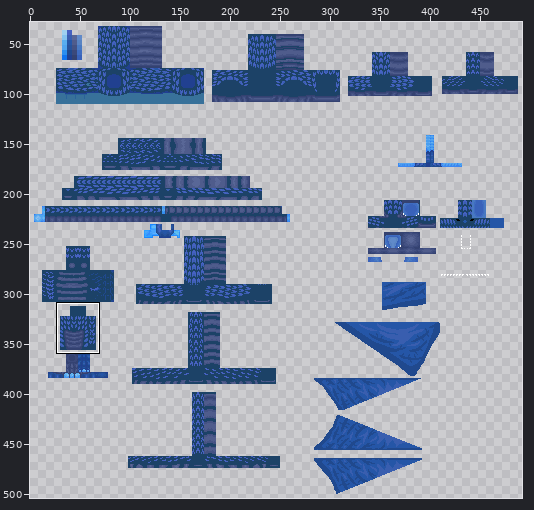
Sprite sheet -- textures/wtd_armour/waterdragon_rare_water_armour.png. Above: a wide view before the commit, with the close-up outlined.
Close-up. Before the commit:
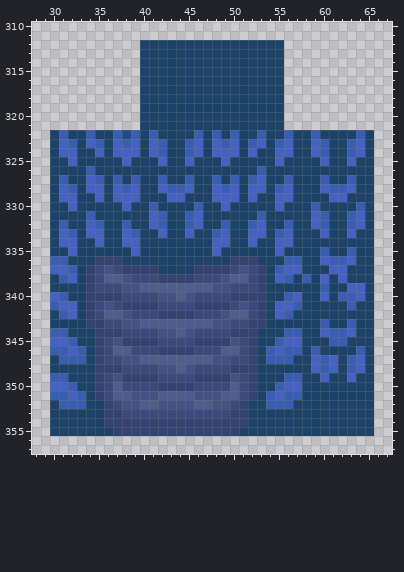
The file is 512x512 pixels. Colours within 5 levels of each other are drawn and written as one. Shown: x 28..67, y 310..357. The wide view leaves out empty margins. The commit also changed other parts of the picture, which this record leaves out.
New version:
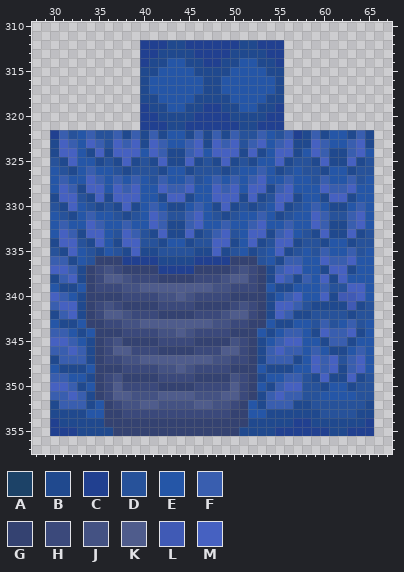
Palette (. is transparent): A #1c4267  B #20498e  C #214090  D #27529a  E #2556a7  F #395eaf  G #344271  H #3b497b  J #445283  K #4f5c8c  L #405ab5  M #4661c1
The edit:
y 312: x 40..55 AAAAAAAAAAAAAAAA -> CCCBBCCCCCCBBCCC
y 313: x 40..55 AAAAAAAAAAAAAAAA -> CCBBBBCCCCBBBBCC
y 314: x 40..55 AAAAAAAAAAAAAAAA -> CBBEEBBCCBBEEBBC
y 315: x 40..55 AAAAAAAAAAAAAAAA -> BBEEEEBBBBEEEEBB
y 316..317: x 40..55 AAAAAAAAAAAAAAAA -> BEEEEEEBBEEEEEEB
y 318: x 40..55 AAAAAAAAAAAAAAAA -> BBEEEEBBBBEEEEBB
y 319: x 40..55 AAAAAAAAAAAAAAAA -> CBBEEBBCCBBEEBBC
y 320: x 40..55 AAAAAAAAAAAAAAAA -> CCBBBBCCCCBBBBCC
y 321: x 40..55 AAAAAAAAAAAAAAAA -> CCCBBCCCCCCBBCCC
y 322: x 30 A -> C; x 32..33 AA -> DE; x 35..36 AA -> DD; x 40 A -> B; x 42..45 AAAA -> BEEB; x 47 A -> B; x 49 A -> B; x 51..52 AA -> DD; x 54..55 AA -> ED; x 57..58 AA -> CB; x 60..63 AAAA -> BEEB; x 65 A -> B
y 323: x 30 A -> B; x 33 A -> E; x 36 A -> D; x 40 A -> B; x 43..44 AA -> EE; x 47 A -> B; x 51 A -> D; x 54 A -> E; x 57..58 AA -> BB; x 61..62 AA -> EE; x 65 A -> B
y 324: x 30 A -> B; x 33..34 AA -> EB; x 36 A -> B; x 40 A -> E; x 43..44 AA -> BB; x 47 A -> E; x 51 A -> B; x 53..54 AA -> BE; x 57..58 AA -> BE; x 61..62 AA -> BB; x 65 A -> E
y 325: x 30..31 AA -> DB; x 33..37 AAAAA -> EEBDB; x 39..41 AAA -> BDB; x 43..44 AA -> BB; x 46..48 AAA -> BDB; x 50..54 AAAAA -> BDBEE; x 56..59 AAAA -> BDDB; x 61..62 AA -> BB; x 64..65 AA -> BD
y 326: x 30..33 AAAA -> EDBE; x 35..52 AAAAAAAAAAAAAAAAAA -> EEDBDDDBEEBDDDBDEE; x 54..65 AAAAAAAAAAAA -> EBDEDDBEEBDD
y 327: x 30 A -> E; x 32..33 AA -> EE; x 36 A -> E; x 38 A -> E; x 40..41 AA -> ED; x 43..44 AA -> EE; x 46..47 AA -> DE; x 49 A -> E; x 51 A -> E; x 54..55 AA -> EE; x 57..59 AAA -> EED; x 61..62 AA -> EE; x 64..65 AA -> DE
y 328: x 30 A -> E; x 33 A -> B; x 36 A -> E; x 40..41 AA -> EE; x 46..47 AA -> EE; x 51 A -> E; x 54 A -> B; x 57..59 AAA -> EEE; x 64..65 AA -> EE
y 329: x 30 A -> B; x 33..34 AA -> DB; x 36 A -> B; x 40..42 AAA -> EEB; x 45..47 AAA -> BEE; x 51 A -> B; x 53..54 AA -> BD; x 57..60 AAAA -> BEEB; x 63..65 AAA -> BEE
y 330: x 30..31 AA -> DB; x 33..37 AAAAA -> EDBDB; x 39..40 AA -> BE; x 42..45 AAAA -> EBBE; x 47..48 AA -> EB; x 50..54 AAAAA -> BDBDE; x 56..58 AAA -> BDE; x 60..63 AAAA -> EBBE; x 65 A -> E
y 331: x 30..33 AAAA -> EDBE; x 35..40 AAAAAA -> EEDBDE; x 43..44 AA -> DD; x 47..52 AAAAAA -> EDBDEE; x 54..58 AAAAA -> EBDEE; x 61..62 AA -> DD; x 65 A -> E
y 332: x 30 A -> E; x 32..33 AA -> EE; x 36..37 AA -> EE; x 39..40 AA -> EE; x 43..44 AA -> BB; x 47..48 AA -> EE; x 50..51 AA -> EE; x 54..55 AA -> EE; x 57..58 AA -> EE; x 61..62 AA -> BB; x 65 A -> E
y 333: x 30 A -> E; x 33 A -> B; x 36..37 AA -> ED; x 40..41 AA -> DB; x 43..44 AA -> BB; x 46..47 AA -> BD; x 50..51 AA -> DE; x 54 A -> B; x 57..59 AAA -> EDB; x 61..62 AA -> BB; x 64..65 AA -> BD
y 334: x 30 A -> B; x 33..34 AA -> DB; x 36..37 AA -> EB; x 40..47 AAAAAAAA -> DDBEEBDD; x 50..51 AA -> BE; x 53..54 AA -> BD; x 57..65 AAAAAAAAA -> BDDBEEBDD
y 335: x 30..31 AA -> DB; x 33..38 AAAAAA -> EDBEDB; x 40..47 AAAAAAAA -> BBDDDDBB; x 49..54 AAAAAA -> BDEBDE; x 56..59 AAAA -> BDED; x 61..62 AA -> EE; x 64..65 AA -> DE
y 336: x 32..34 AAA -> BED; x 38..49 AAAAAAAAAAAA -> CCCCBBBBCCCC; x 53..55 AAA -> DEB; x 58..59 AA -> EE; x 64..65 AA -> EE
y 337: x 33 A -> B; x 42..45 AAAA -> CCCC; x 54 A -> B; x 58..60 AAA -> EEB; x 63..65 AAA -> BEE
y 338: x 30 A -> B; x 33 A -> B; x 54 A -> B; x 57 A -> B; x 59 A -> E; x 61 A -> B; x 63..65 AAA -> EEE
y 339: x 30..33 AAAA -> EBBE; x 54..59 AAAAAA -> EBBEEE; x 61..62 AA -> DD; x 65 A -> E
y 340: x 32..33 AA -> EB; x 54..55 AA -> BE; x 58..59 AA -> EE; x 61 A -> B; x 65 A -> E
y 341: x 33 A -> B; x 54 A -> B; x 58..62 AAAAA -> DBBBB; x 64..65 AA -> BD
y 342: x 30 A -> B; x 33 A -> B; x 54 A -> B; x 57..65 AAAAAAAAA -> BBDDDDBDD
y 343: x 30..33 AAAA -> EBBE; x 54..59 AAAAAA -> EBBEED; x 61..62 AA -> DE; x 64..65 AA -> DE
y 344: x 32..34 AAA -> EBE; x 53..55 AAA -> EBE; x 58..59 AA -> EB; x 64..65 AA -> BE
y 345: x 33..34 AA -> EB; x 53..54 AA -> BE; x 58..60 AAA -> EEB; x 63..65 AAA -> BEE
y 346: x 34 A -> B; x 53 A -> B; x 58 A -> E; x 60..63 AAAA -> EBBE; x 65 A -> E
y 347: x 30 A -> B; x 34 A -> B; x 53 A -> B; x 57..58 AA -> BE; x 62 A -> D; x 65 A -> E
y 348: x 30..34 AAAAA -> EBBBE; x 53..58 AAAAAA -> EBBBEE; x 62 A -> B; x 65 A -> E
y 349: x 32..34 AAA -> EEB; x 53..55 AAA -> BEE; x 58..59 AA -> DB; x 61..62 AA -> BB; x 64..65 AA -> BD
y 350: x 33..34 AA -> BE; x 53..54 AA -> EB; x 58..65 AAAAAAAA -> DDBEEBDD
y 351: x 34 A -> B; x 53 A -> B; x 58..65 AAAAAAAA -> DDEEEEDD
y 352: x 30 A -> B; x 34..35 AA -> BE; x 52..53 AA -> EB; x 57..65 AAAAAAAAA -> BBDDDDDDB
y 353: x 30..35 AAAAAA -> BBBBEE; x 52..65 AAAAAAAAAAAAAA -> EEBBBBBBDDDDBB
y 354: x 30..35 AAAAAA -> CBBBBB; x 52..65 AAAAAAAAAAAAAA -> BBBBBCCBBBBBBC
y 355: x 30..36 AAAAAAA -> CCCBBBB; x 51..65 AAAAAAAAAAAAAAA -> BBBBCCCCCCBBCCC
Pixel boxes of the changes (left, top, right, bottom) in both close-ups:
changed: (50, 40, 374, 436)
